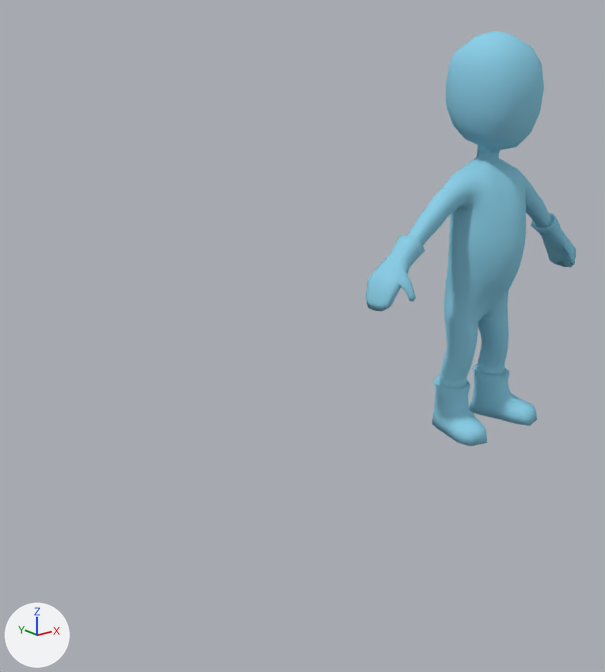
A saved change to the Blender file Assets/Models/Villager.blend.
Before and after are seen from a 50 mm lens placed at (-2.72, -2.22, 1.45), pointed at (-0.85, 0.11, 0.52). The lights are fixed; the arrows at lower left show +X, +Y and +Z.

In view in the first picture: 'Villager'.
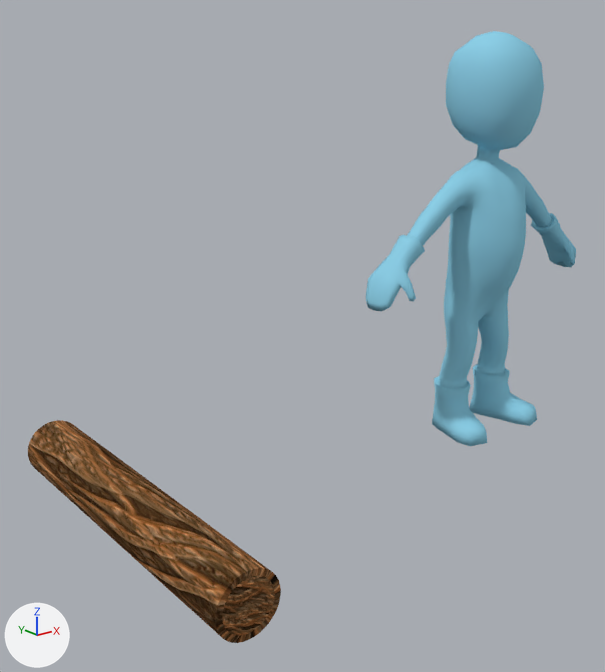
Boxes [x1, y1, x2, y2] around the edits, measured in the pictures (605 x 672 px):
'Log_proxy', added (brown)
    after: [28, 420, 281, 643]

The change in detail:
Picture 'bark.jpg' (img_bark_jpg) is new.
Material 'Bark' (mat_bark) is new.
Its texture is img_bark_jpg.
Mesh me_cylinder_001 is new.
It has 128 vertices, 98 faces and spans x -0.635..0.635, y -0.106..0.106, z 0.001..0.212.
It uses material mat_bark (picture img_bark_jpg).
Object 'Log_proxy' (ob_log_proxy) is new; it shows me_cylinder_001.
Its location is (-1.635, 0.0, 0.0).
Its rotation in degrees is (0, 0, 90).
